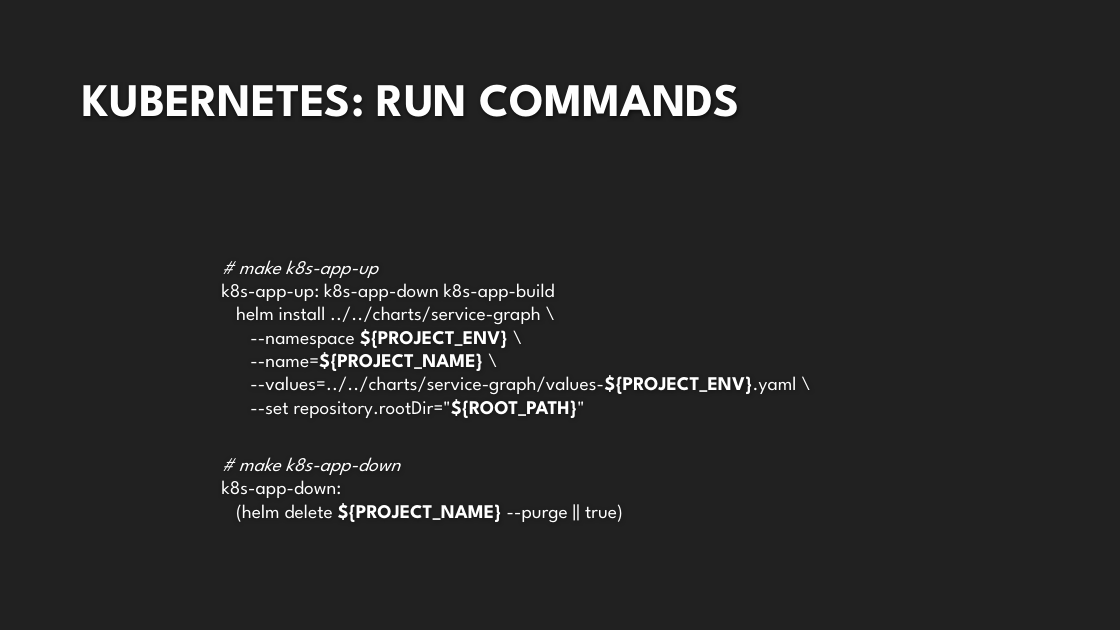
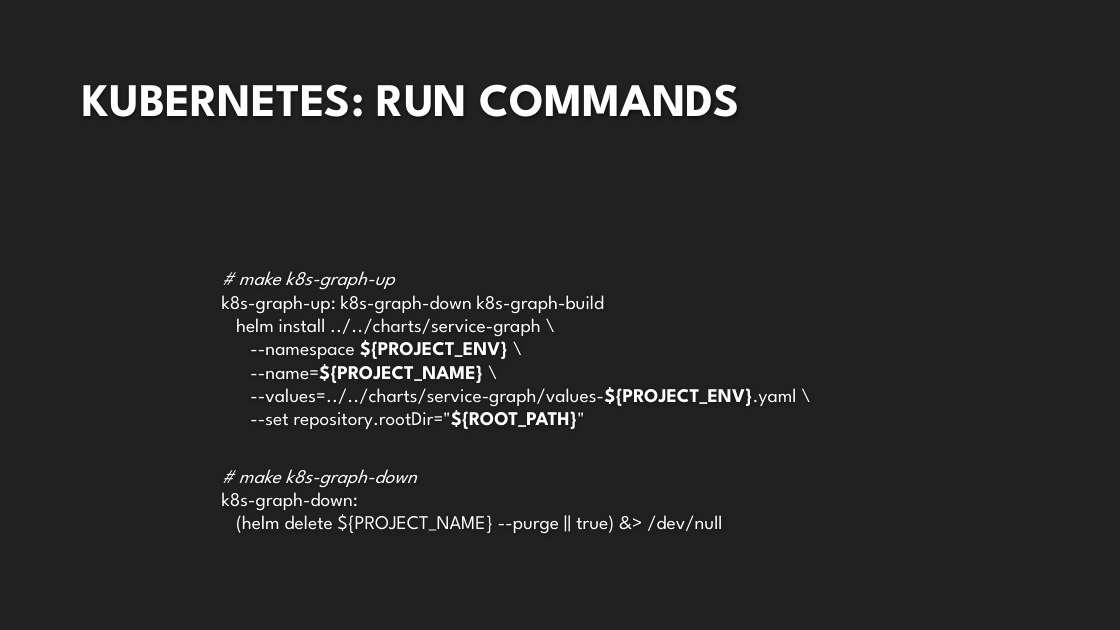
Before and after one commit to bluetechy/NodeJS-Project, a slide deck: slide 13 of Kubernetes Workshop.pptx. Drawn at 1120x630 pixels with LibreOffice and Linux fonts; fonts in the diff are those of the drawing; background and template pictures are left out. Boxes give left, top, right and bottom in pixels: in the first picture for what was removed or moved away, otherwise in the second. Text is boxed around its words. In the diff, an @@ line names an element or a change of style, - is before the commit and + after.

Commit message:
updating presentation

```diff
--- a/Kubernetes Workshop.pptx
+++ b/Kubernetes Workshop.pptx
@@ text at bbox=[222, 271, 796, 534]: text changed @@
-# make k8s-app-up
-k8s-app-up: k8s-app-down k8s-app-build
-helm install ../../charts/service-graph \
---namespace ${PROJECT_ENV} \
---name=${PROJECT_NAME} \
---values=../../charts/service-graph/values-${PROJECT_ENV}.yaml \
---set repository.rootDir="${ROOT_PATH}"
-# make k8s-app-down
-k8s-app-down:
-(helm delete ${PROJECT_NAME} --purge || true)
+# make k8s-graph-up
+k8s-graph-up: k8s-graph-down k8s-graph-build
+helm install ../../charts/service-graph \
+--namespace ${PROJECT_ENV} \
+--name=${PROJECT_NAME} \
+--values=../../charts/service-graph/values-${PROJECT_ENV}.yaml \
+--set repository.rootDir="${ROOT_PATH}"
+# make k8s-graph-down
+k8s-graph-down:
+(helm delete ${PROJECT_NAME} --purge || true) &> /dev/null
```
Also in this commit, not shown: 3 other slides changed, 1 other file.
